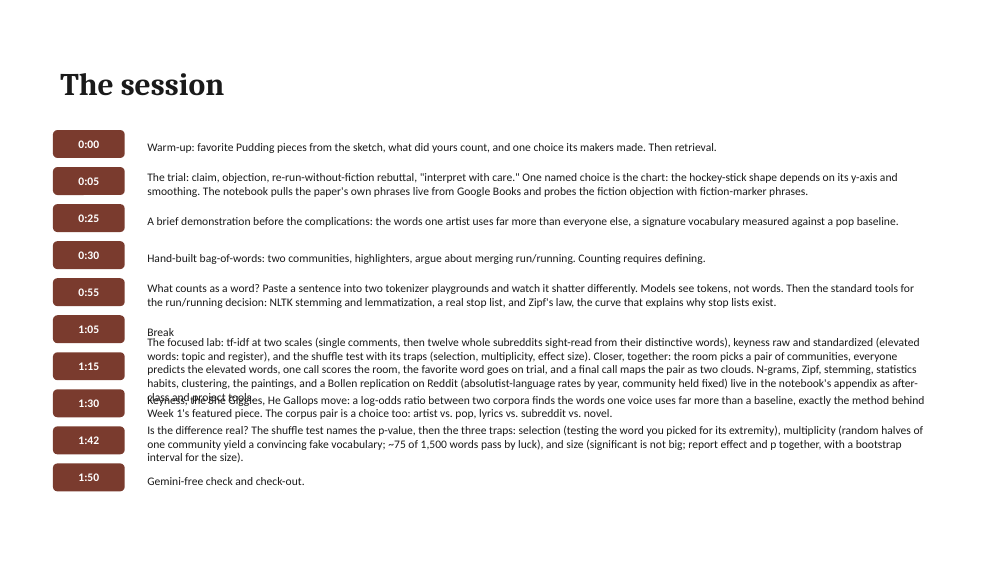
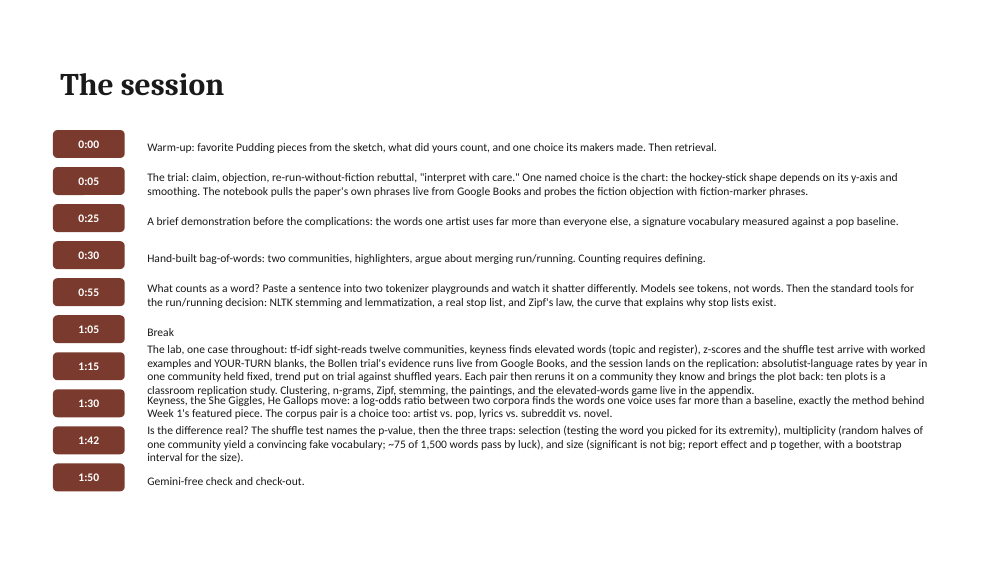
Before and after one commit to lucianli123/culture-as-data-2026, a slide deck: slide 15 of slides/pptx/week-02.pptx. Drawn at 1008x567 pixels with LibreOffice and Linux fonts; fonts in the diff are those of the drawing. Boxes give left, top, right and bottom in pixels: in the first picture for what was removed or moved away, otherwise in the second. Text is boxed around its words. In the diff, an @@ line names an element or a change of style, - is before the commit and + after.

Commit message:
Bollen as Week 2 spine: trial + replication in core with YOUR-TURN scaffolds (z, shuffle, trend-vs-shuffled-years); elevated-words game to appendix

```diff
--- a/slides/pptx/week-02.pptx
+++ b/slides/pptx/week-02.pptx
@@ text at (147,344,928,398): text changed @@
-The focused lab: tf-idf at two scales (single comments, then twelve whole subreddits sight-read from their distinctive words), keyness raw and standardized (elevated words: topic and register), and the shuffle test with its traps (selection, multiplicity, effect size). Closer, together: the room picks a pair of communities, everyone predicts the elevated words, one call scores the room, the favorite word goes on trial, and a final call maps the pair as two clouds. N-grams, Zipf, stemming, statistics habits, clustering, the paintings, and a Bollen replication on Reddit (absolutist-language rates by year, community held fixed) live in the notebook's appendix as after-class and project tools.
+The lab, one case throughout: tf-idf sight-reads twelve communities, keyness finds elevated words (topic and register), z-scores and the shuffle test arrive with worked examples and YOUR-TURN blanks, the Bollen trial's evidence runs live from Google Books, and the session lands on the replication: absolutist-language rates by year in one community held fixed, trend put on trial against shuffled years. Each pair then reruns it on a community they know and brings the plot back: ten plots is a classroom replication study. Clustering, n-grams, Zipf, stemming, the paintings, and the elevated-words game live in the appendix.
```
Also in this commit, not shown: 15 other files.
